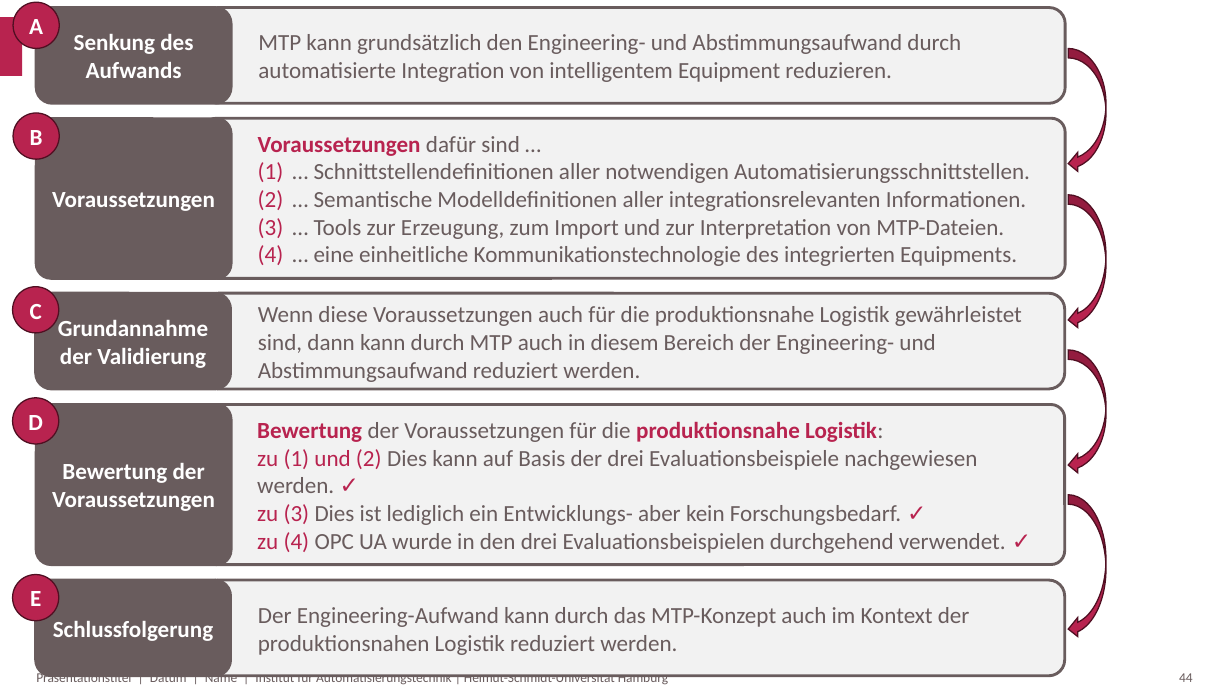
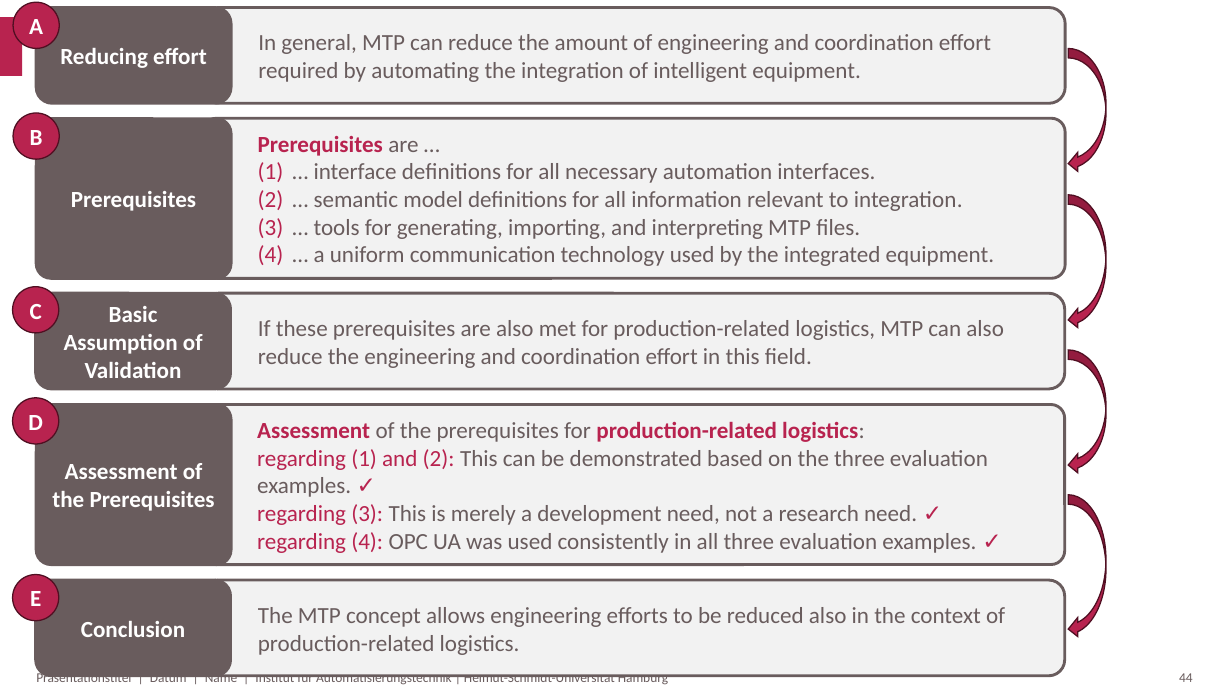
Before and after one commit to Blumi102/MTP4Logistics, a slide deck: slide 45 of Images/Abbildungen.pptx. Drawn at 1232x693 pixels with LibreOffice and Linux fonts; fonts in the diff are those of the drawing; background and template pictures are left out. Boxes give left, top, right and bottom in pixels: in the first picture for what was removed or moved away, otherwise in the second. Text is boxed around its words. In the diff, an @@ line names an element or a change of style, - is before the commit and + after.

```diff
--- a/Images/Abbildungen.pptx
+++ b/Images/Abbildungen.pptx
@@ text in rounded rectangle at (60,48,207,68): text changed @@
-Senkung des Aufwands
+Reducing effort
@@ text in rounded rectangle at (258,34,991,82): text changed @@
-MTP kann grundsätzlich den Engineering- und Abstimmungsaufwand durch automatisierte Integration von intelligentem Equipment reduzieren.
+In general, MTP can reduce the amount of engineering and coordination effort required by automating the integration of intelligent equipment.
@@ text in rounded rectangle at (258,136,994,266): text changed @@
-Voraussetzungen dafür sind …
-(1) … Schnittstellendefinitionen aller notwendigen Automatisierungsschnittstellen.
-(2) … Semantische Modelldefinitionen aller integrationsrelevanten Informationen.
-(3) … Tools zur Erzeugung, zum Import und zur Interpretation von MTP-Dateien.
-(4) … eine einheitliche Kommunikationstechnologie des integrierten Equipments.
+Prerequisites are …
+(1) … interface definitions for all necessary automation interfaces.
+(2) … semantic model definitions for all information relevant to integration.
+(3) … tools for generating, importing, and interpreting MTP files.
+(4) … a uniform communication technology used by the integrated equipment.
@@ text in rounded rectangle at (71,191,196,211): text changed @@
-Voraussetzungen
+Prerequisites
@@ text in rounded rectangle at (64,306,203,378): text changed @@
-Grundannahme der Validierung
+Basic Assumption of Validation
@@ text in rounded rectangle at (258,320,1004,368): text changed @@
-Wenn diese Voraussetzungen auch für die produktionsnahe Logistik gewährleistet sind, dann kann durch MTP auch in diesem Bereich der Engineering- und Abstimmungsaufwand reduziert werden.
+If these prerequisites are also met for production-related logistics, MTP can also reduce the engineering and coordination effort in this field.
@@ text in rounded rectangle at (257,421,988,553): text changed @@
-Bewertung der Voraussetzungen für die produktionsnahe Logistik:
-zu (1) und (2) Dies kann auf Basis der drei Evaluationsbeispiele nachgewiesen werden. ✓
-zu (3) Dies ist lediglich ein Entwicklungs- aber kein Forschungsbedarf. ✓
-zu (4) OPC UA wurde in den drei Evaluationsbeispielen durchgehend verwendet. ✓
+Assessment of the prerequisites for production-related logistics:
+regarding (1) and (2): This can be demonstrated based on the three evaluation examples. ✓
+regarding (3): This is merely a development need, not a research need. ✓
+regarding (4): OPC UA was used consistently in all three evaluation examples. ✓
@@ text in rounded rectangle at (52,463,215,511): text changed @@
-Bewertung der Voraussetzungen
+Assessment of the Prerequisites
@@ text in rounded rectangle at (81,621,185,637): text changed @@
-Schlussfolgerung
+Conclusion
@@ text in rounded rectangle at (258,607,1005,655): text changed @@
-Der Engineering-Aufwand kann durch das MTP-Konzept auch im Kontext der produktionsnahen Logistik reduziert werden.
+The MTP concept allows engineering efforts to be reduced also in the context of production-related logistics.
```
Also in this commit, not shown: 4 other slides changed, 35 other files.
